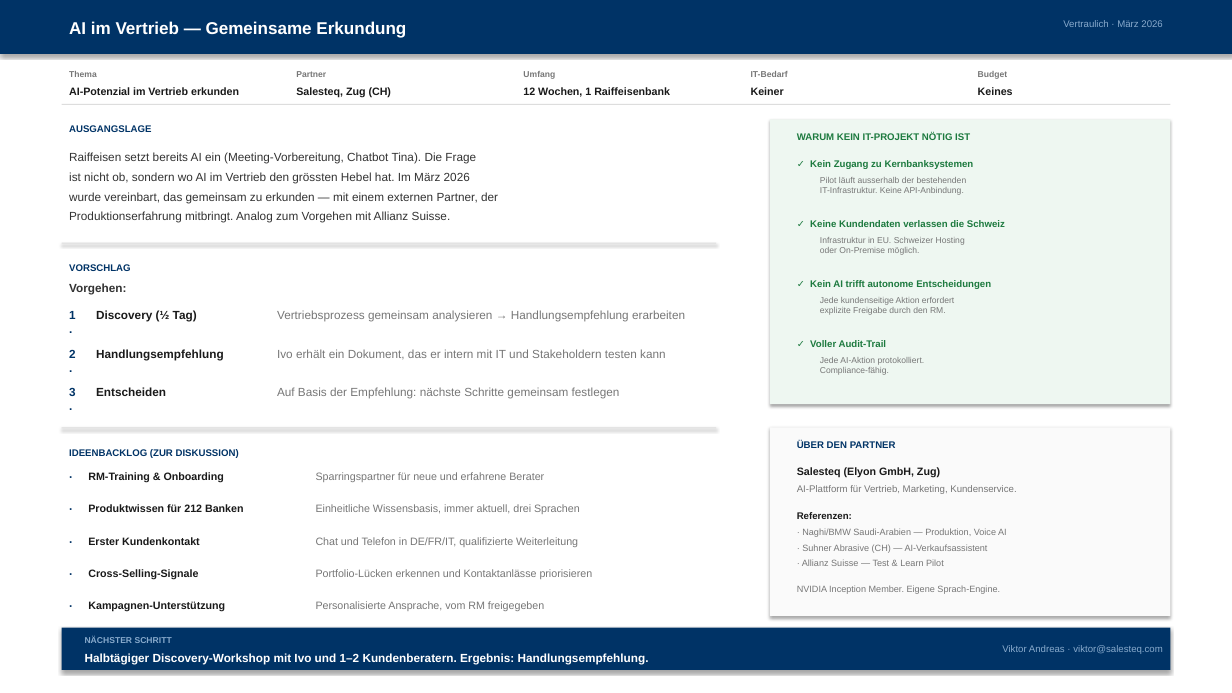
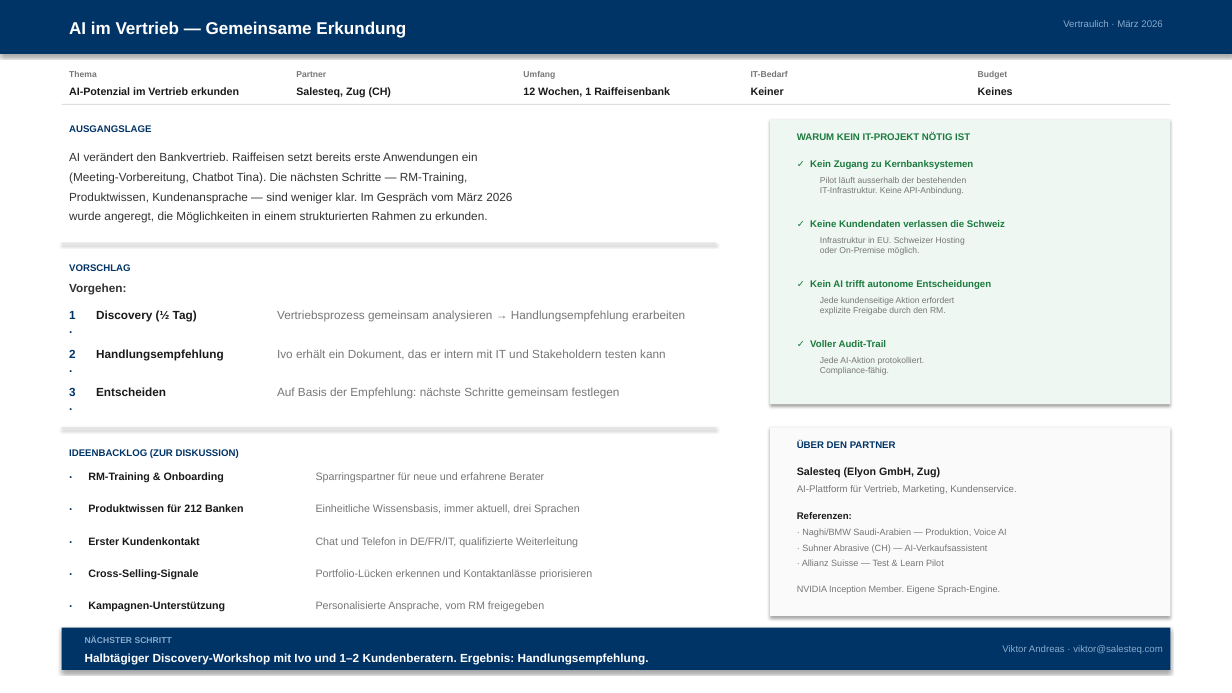
Before and after one commit to Salesteq-Research/deck, a slide deck: slide 1 of Raiffeisen-Entscheidungsvorlage.pptx. Drawn at 1232x693 pixels with LibreOffice and Linux fonts; fonts in the diff are those of the drawing. Boxes give left, top, right and bottom in pixels: in the first picture for what was removed or moved away, otherwise in the second. Text is boxed around its words. In the diff, an @@ line names an element or a change of style, - is before the commit and + after.

```diff
--- a/Raiffeisen-Entscheidungsvorlage.pptx
+++ b/Raiffeisen-Entscheidungsvorlage.pptx
@@ text at <box>69,152,512,223</box>: text changed @@
-Raiffeisen setzt bereits AI ein (Meeting-Vorbereitung, Chatbot Tina). Die Frage
-ist nicht ob, sondern wo AI im Vertrieb den grössten Hebel hat. Im März 2026
-wurde vereinbart, das gemeinsam zu erkunden — mit einem externen Partner, der
-Produktionserfahrung mitbringt. Analog zum Vorgehen mit Allianz Suisse.
+AI verändert den Bankvertrieb. Raiffeisen setzt bereits erste Anwendungen ein
+(Meeting-Vorbereitung, Chatbot Tina). Die nächsten Schritte — RM-Training,
+Produktwissen, Kundenansprache — sind weniger klar. Im Gespräch vom März 2026
+wurde angeregt, die Möglichkeiten in einem strukturierten Rahmen zu erkunden.
```
Also in this commit, not shown: 1 other file.
